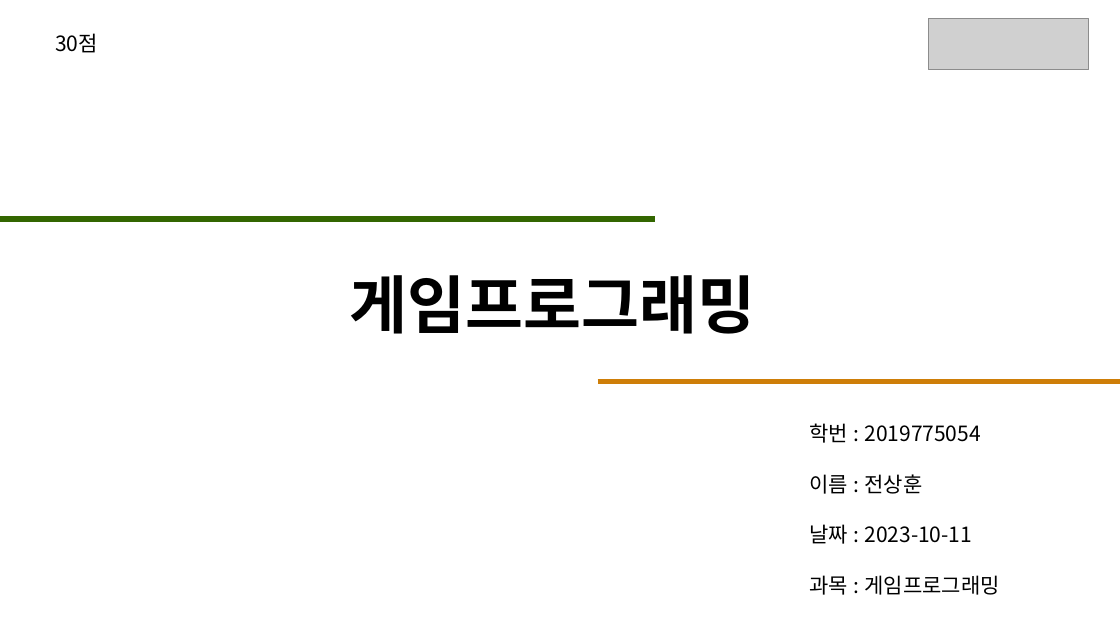
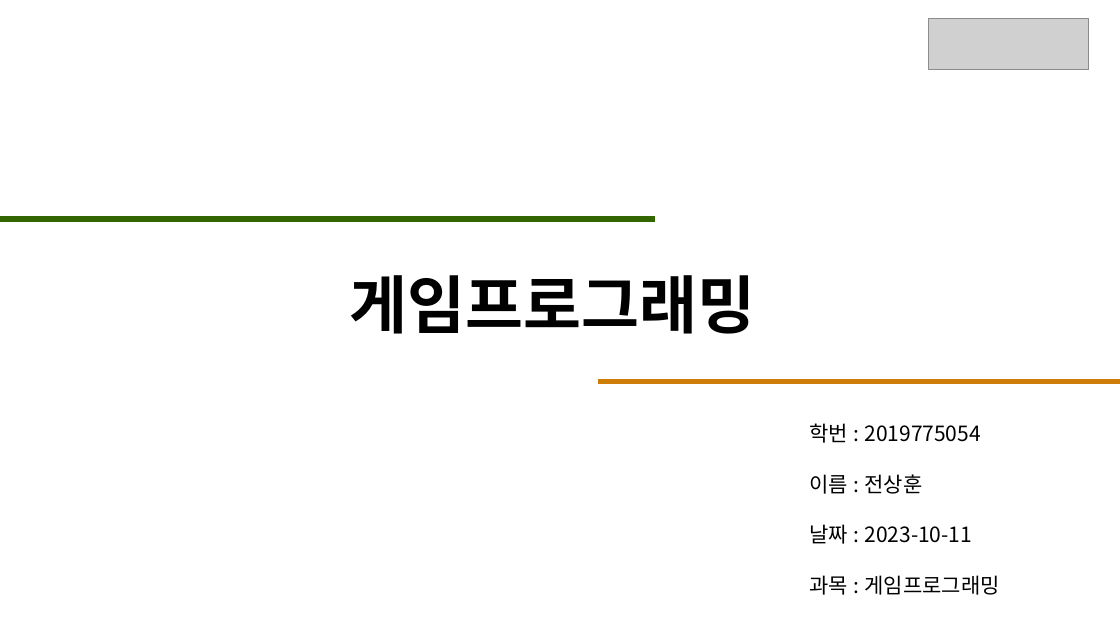
Before and after one commit to JeonSangHoon0711/2023-gameprogramming, a slide deck: slide 1 of 5week/2019775054전상훈.pptx. Drawn at 1120x630 pixels with LibreOffice and Linux fonts; fonts in the diff are those of the drawing; grey boxes stand for pictures. Boxes give left, top, right and bottom in pixels: in the first picture for what was removed or moved away, otherwise in the second. Text is boxed around its words. In the diff, an @@ line names an element or a change of style, - is before the commit and + after.

```diff
--- a/5week/2019775054전상훈.pptx
+++ b/5week/2019775054전상훈.pptx
@@ text removed at [55,33,98,53] @@
-30점
```
Also in this commit, not shown: 1 other slide changed, 1 slide added.
